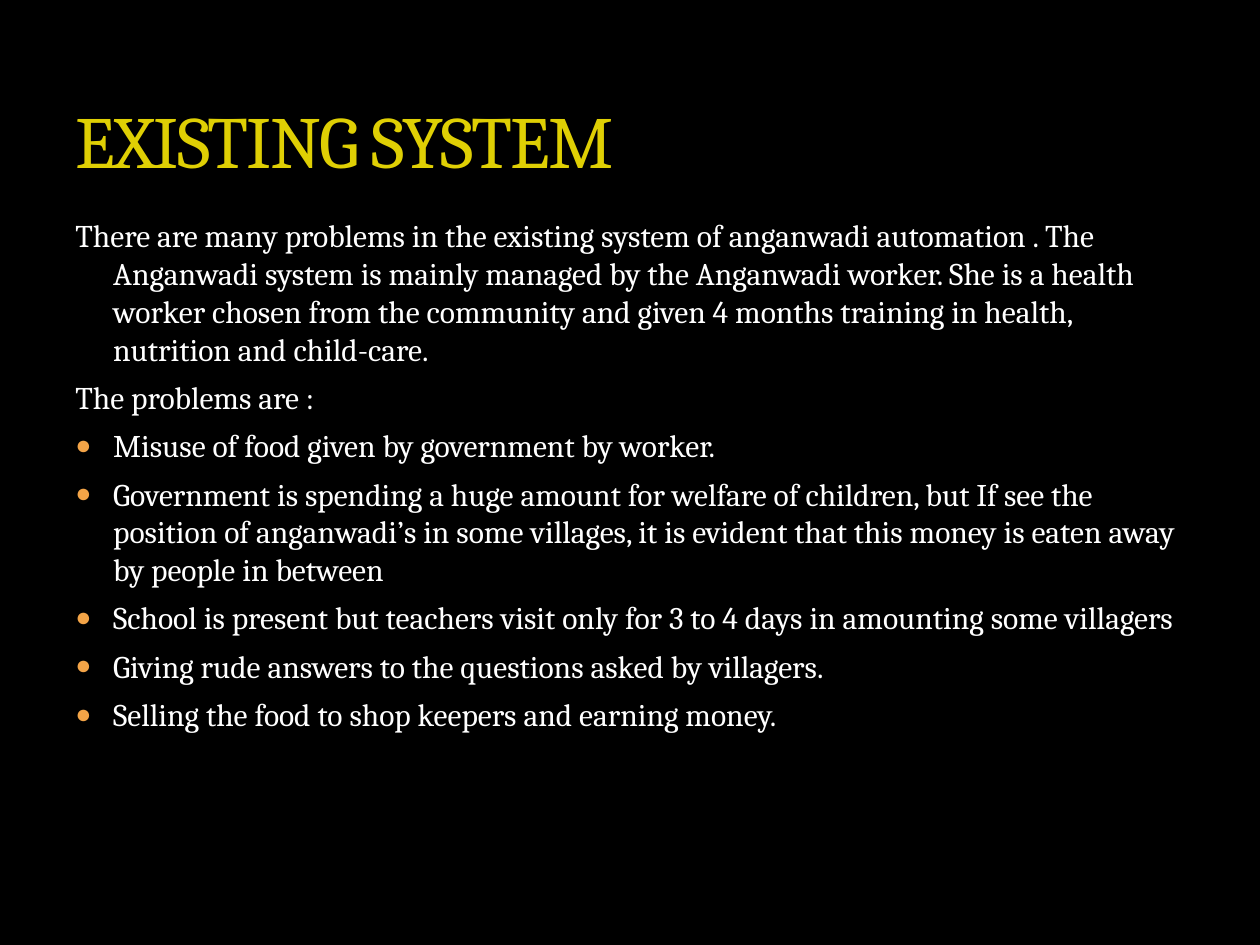
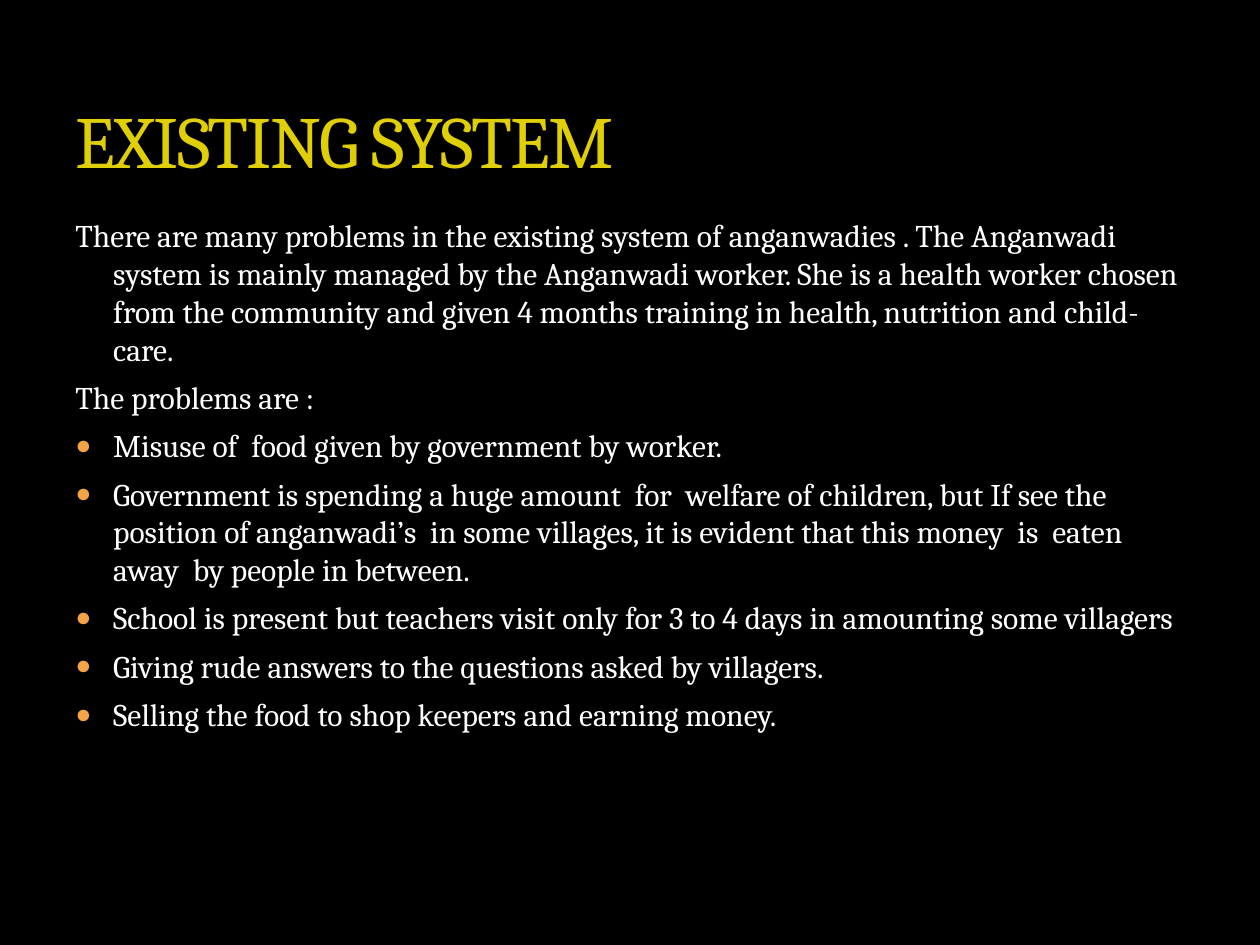
Before and after one commit to ShilpaKP/MainProject, a slide deck: slide 3 of ANGANWADI AUTOMATIONfirst.pptx. Drawn at 1260x945 pixels with LibreOffice and Linux fonts; fonts in the diff are those of the drawing; background and template pictures are left out. Boxes give left, top, right and bottom in pixels: in the first picture for what was removed or moved away, otherwise in the second. Text is boxed around its words. In the diff, an @@ line names an element or a change of style, - is before the commit and + after.

```diff
--- a/ANGANWADI AUTOMATIONfirst.pptx
+++ b/ANGANWADI AUTOMATIONfirst.pptx
@@ text at (75, 224, 1178, 362): text changed @@
-There are many problems in the existing system of anganwadi automation . The Anganwadi system is mainly managed by the Anganwadi worker. She is a health worker chosen from the community and given 4 months training in health, nutrition and child-care.
+There are many problems in the existing system of anganwadies . The Anganwadi system is mainly managed by the Anganwadi worker. She is a health worker chosen from the community and given 4 months training in health, nutrition and child-care.
@@ text at (113, 483, 1122, 588): text changed @@
-● Government is spending a huge amount for welfare of children, but If see the position of anganwadi’s in some villages, it is evident that this money is eaten away by people in between
+● Government is spending a huge amount for welfare of children, but If see the position of anganwadi’s in some villages, it is evident that this money is eaten away by people in between.
```
Also in this commit, not shown: 3 other slides changed, 9 slides added.
